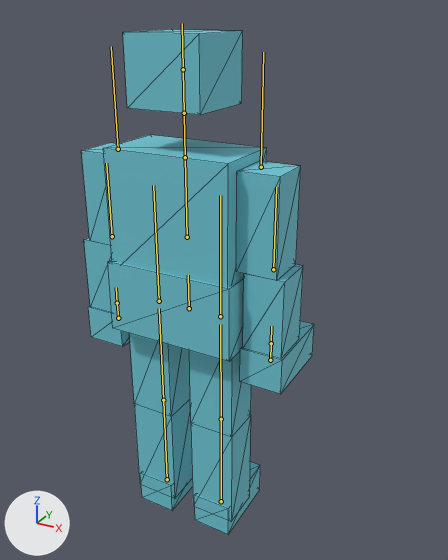
Two versions of the glTF model samples/sandbox3d/content/models/walker.gltf, one commit apart.
The view is the same before and after, from a camera (50 mm lens) standing at (0.989, -1.56, 1.761) and looking at (-0.01, 0.257, 0.852). Every picture has the same lights, and +X, +Y and +Z are marked at lower left. The picture after the commit comes second. The bones that bend it are drawn over the model as lines. Mesh edges are drawn as thin lines.

In view in the first picture: 'Walker'.
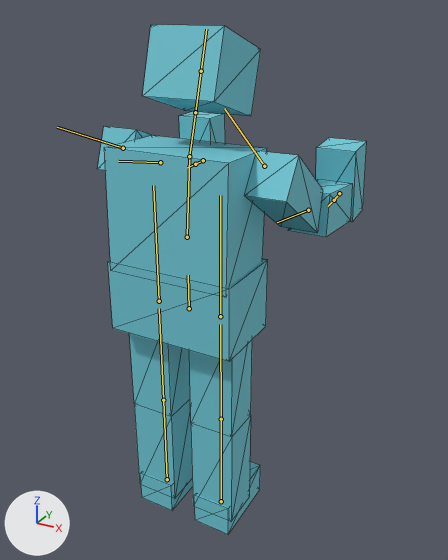
The newer file adds an action. The first version stands in its rest pose; the second is drawn at frame 6 of the action 'reach'.

Boxes [x1, y1, x2, y2] around the edits, measured in the pictures (448 x 560 px):
'Walker', posed (15% wider): before [81, 30, 314, 534]; after [98, 25, 367, 534]
bone 'spine', root to tip: before (187, 237) to (185, 157); after (187, 237) to (189, 156)
bone 'chest', root to tip: before (185, 157) to (184, 113); after (189, 156) to (195, 112)
bone 'shoulder.L', root to tip: before (118, 149) to (111, 46); after (123, 148) to (57, 127)
bone 'elbow.L', root to tip: before (112, 236) to (106, 163); after (160, 162) to (118, 161)
bone 'wrist.L', root to tip: before (117, 303) to (116, 287); after (195, 164) to (187, 167)
bone 'shoulder.R', root to tip: before (261, 167) to (263, 52); after (264, 166) to (224, 108)
bone 'elbow.R', root to tip: before (273, 269) to (276, 187); after (308, 210) to (277, 222)
bone 'wrist.R', root to tip: before (271, 343) to (271, 326); after (334, 200) to (328, 206)

The edits, one by one:
Bone 'spine' (bone_spine) turns from (0, 0, 0) to (-6, 0, 0) degrees about its own x, y and z.
Bone 'chest' (bone_chest) turns from (0, 0, 0) to (-11, 0, 0) degrees about its own x, y and z.
Bone 'shoulder.L' (bone_shoulder_l) turns from (0, 0, 0) to (86, 0, 0) degrees about its own x, y and z.
Bone 'elbow.L' (bone_elbow_l) turns from (0, 0, 0) to (9, 0, 0) degrees about its own x, y and z.
Bone 'wrist.L' (bone_wrist_l) turns from (0, 0, 0) to (14, 0, 0) degrees about its own x, y and z.
Bone 'shoulder.R' (bone_shoulder_r) turns from (0, 0, 0) to (69, 0, 0) degrees about its own x, y and z.
Bone 'elbow.R' (bone_elbow_r) turns from (0, 0, 0) to (32, 0, 0) degrees about its own x, y and z.
Bone 'wrist.R' (bone_wrist_r) turns from (0, 0, 0) to (14, 0, 0) degrees about its own x, y and z.
